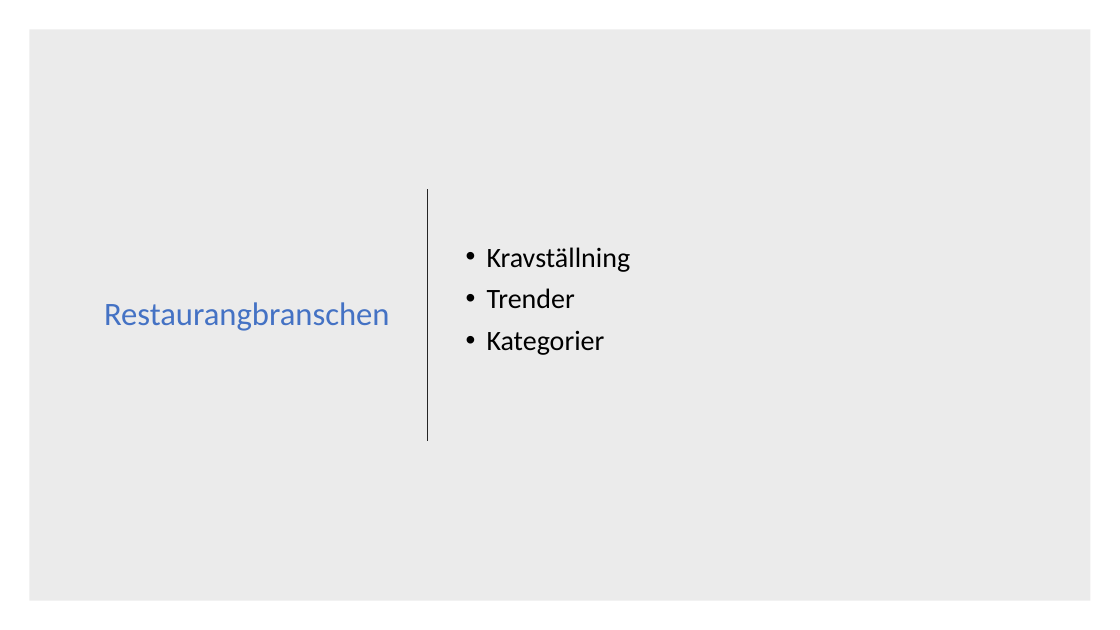
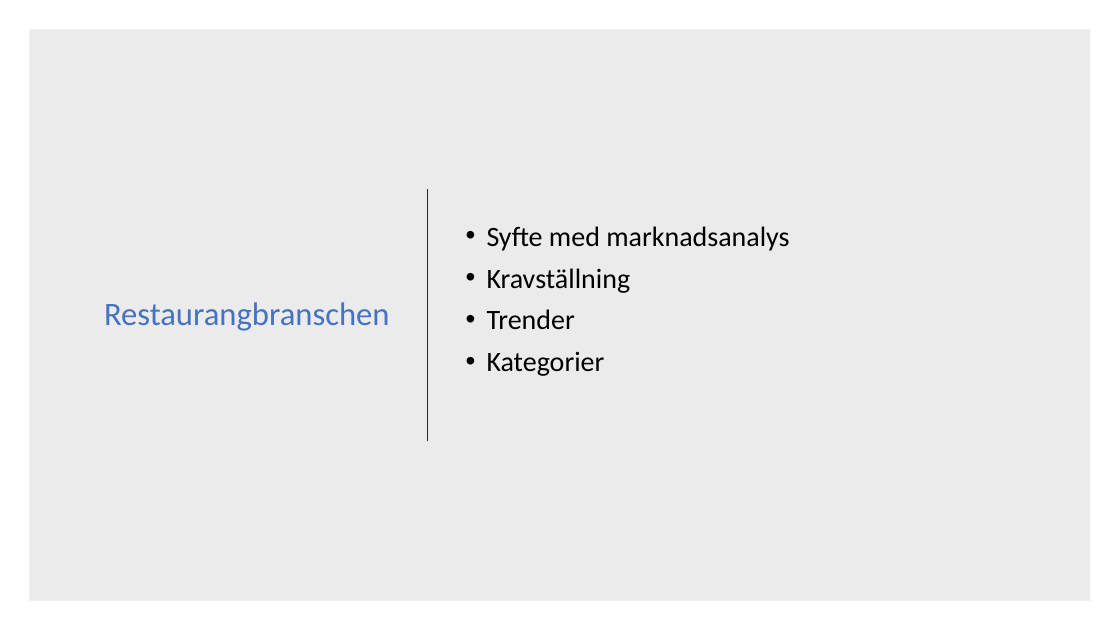
Before and after one commit to sobo1801/UnicornCo, a slide deck: slide 2 of Unicorn Co.pptx. Drawn at 1120x630 pixels with LibreOffice and Linux fonts; fonts in the diff are those of the drawing. Boxes give left, top, right and bottom in pixels: in the first picture for what was removed or moved away, otherwise in the second. Text is boxed around its words. In the diff, an @@ line names an element or a change of style, - is before the commit and + after.

```diff
--- a/Unicorn Co.pptx
+++ b/Unicorn Co.pptx
@@ text at box(487, 226, 789, 251): paragraph added @@
+• Syfte med marknadsanalys
```
Also in this commit, not shown: 2 other slides changed, 1 other file.
